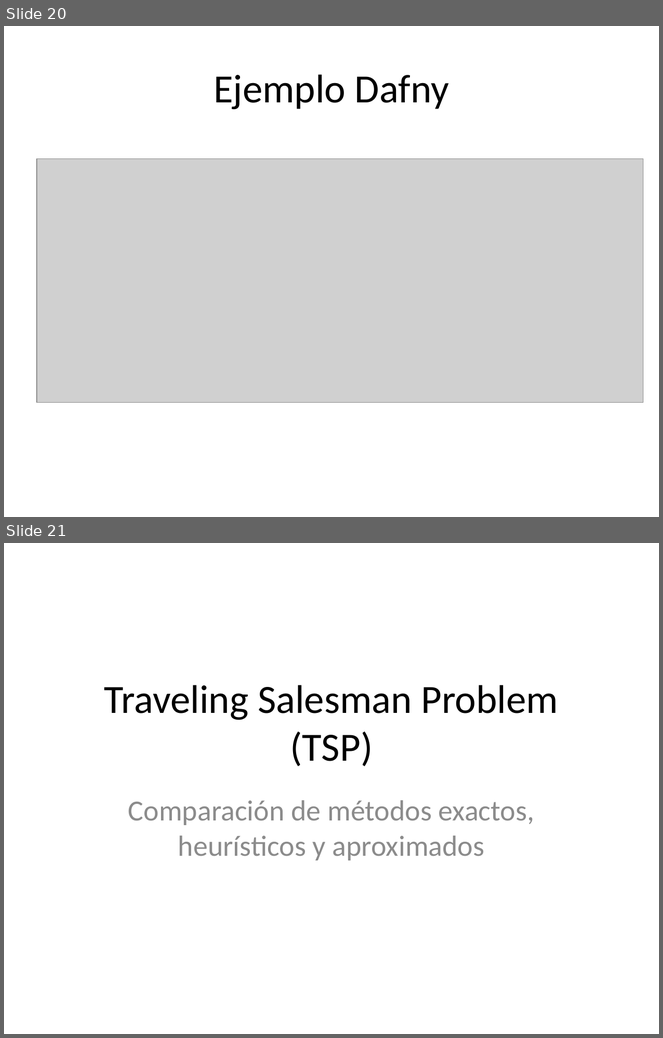
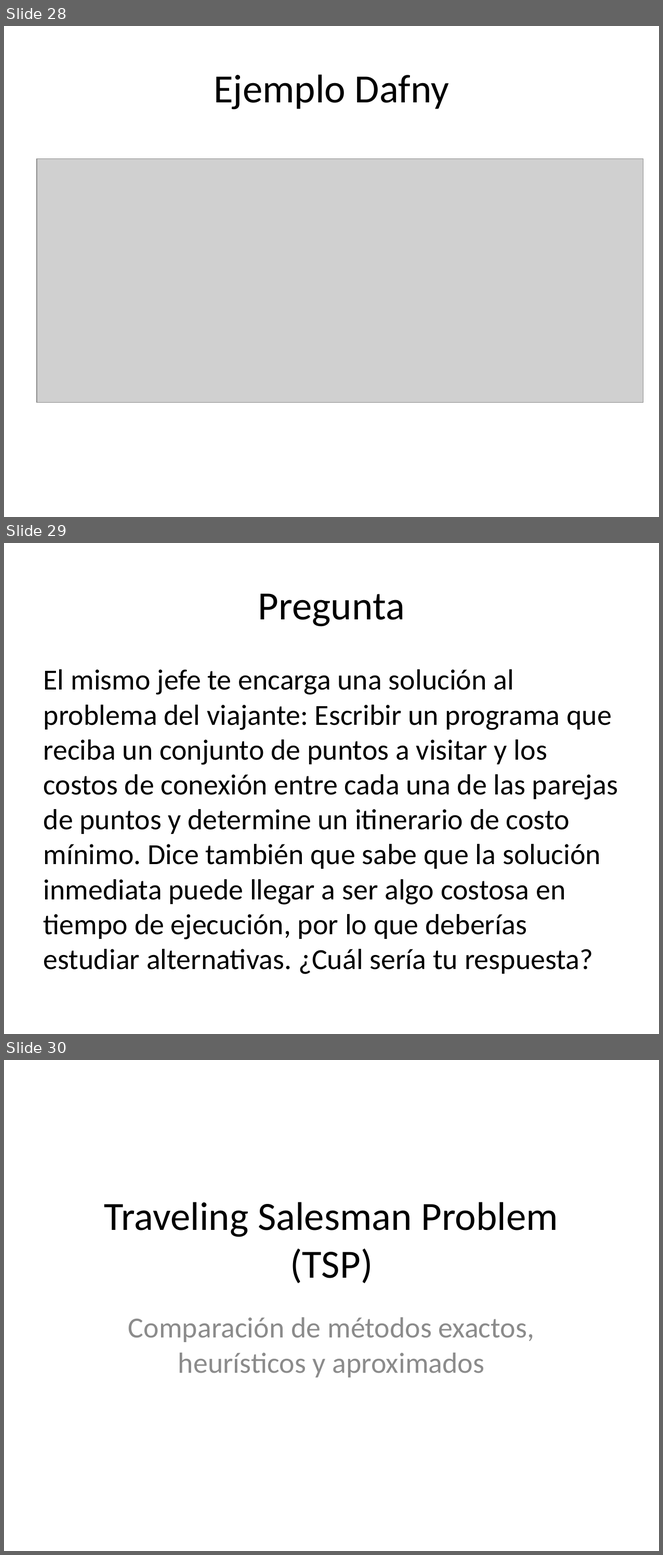
Before and after one commit to diegoacu1234/TC_Marzo26, a slide deck: S01_Intro/01_ProblemasIntroductorios/Diapos.pptx. Shown one above the other, each under a label of ours: slides 20 and 21 before the commit, slides 28, 29 and 30 after it. The pictures are 663x1038 and 663x1555 pixels, drawn with LibreOffice and Linux fonts; fonts in the diff are those of the drawing; grey boxes stand for pictures. Boxes give left, top, right and bottom in pixels: in the first picture for what was removed or moved away, otherwise in the second. Text is boxed around its words. In the diff, an @@ line names an element or a change of style, - is before the commit and + after.

```diff
--- a/S01_Intro/01_ProblemasIntroductorios/Diapos.pptx
+++ b/S01_Intro/01_ProblemasIntroductorios/Diapos.pptx
@@ slide 29 added at [4, 543, 659, 1034], background #FFFFFF @@
@@ title added at [258, 593, 405, 627], 44 pt, text #000000 @@
+Pregunta
@@ text added at [44, 669, 618, 975], 32 pt, text #000000 @@
+El mismo jefe te encarga una solución al problema del viajante: Escribir un programa que reciba un conjunto de puntos a visitar y los costos de conexión entre cada una de las parejas de puntos y determine un itinerario de costo mínimo. Dice también que sabe que la solución inmediata puede llegar a ser algo costosa en tiempo de ejecución, por lo que deberías estudiar alternativas. ¿Cuál sería tu respuesta?
@@ what was slide 20 is now slide 28 @@
@@ what was slide 21 is now slide 30 @@
```
Also in this commit, not shown: 8 other slides added, 1 other file.
